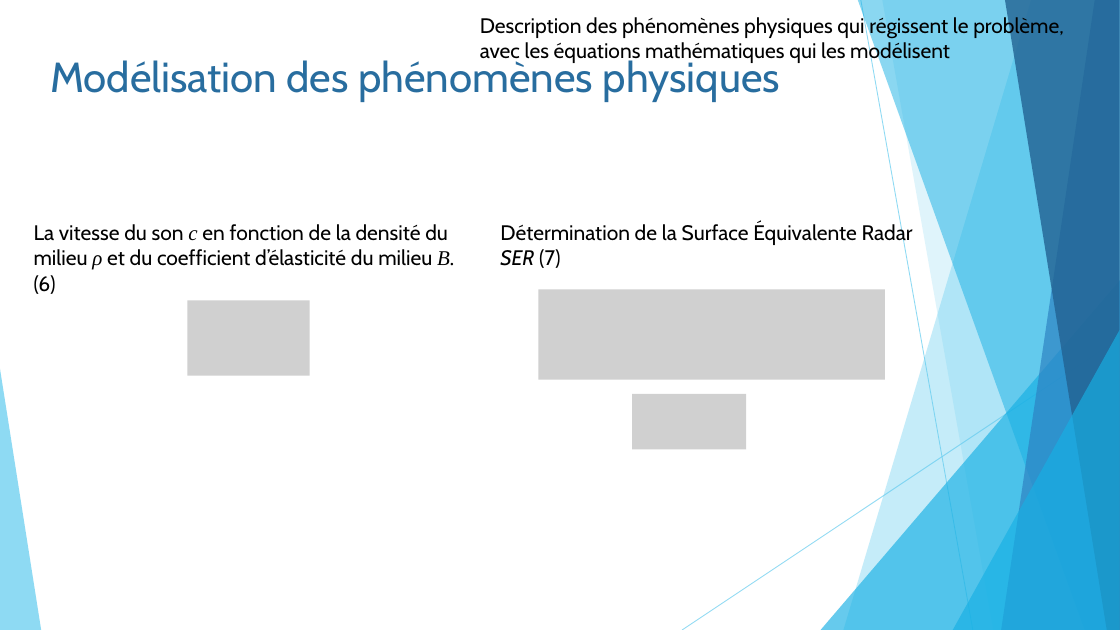
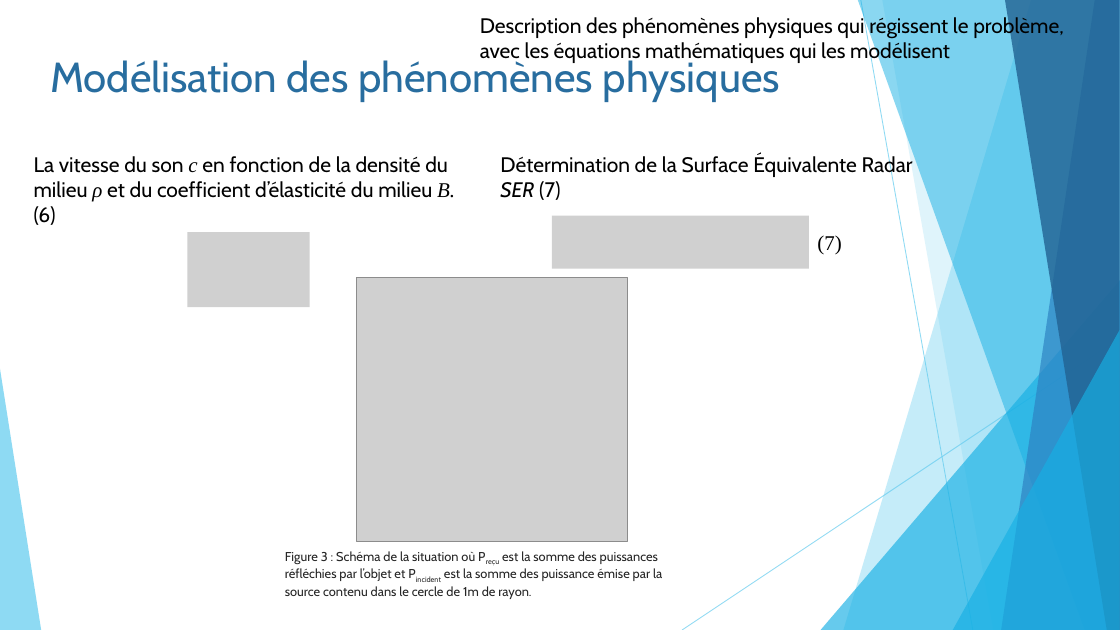
Before and after one commit to pierreluc-plt/ProjetSimulation, a slide deck: slide 4 of Oral/Présentation_Eq11.pptx. Drawn at 1120x630 pixels with LibreOffice and Linux fonts; fonts in the diff are those of the drawing; grey boxes stand for pictures. Boxes give left, top, right and bottom in pixels: in the first picture for what was removed or moved away, otherwise in the second. Text is boxed around its words. In the diff, an @@ line names an element or a change of style, - is before the commit and + after.

```diff
--- a/Oral/Présentation_Eq11.pptx
+++ b/Oral/Présentation_Eq11.pptx
@@ text "La vitesse du son c ...": place and size @@
-text "La vitesse du son c ..." at [34,224,455,294]
+text "La vitesse du son c ..." at [34,156,455,225]
@@ text "Détermination de la Surface Équivalente ...": place and size @@
-text "Détermination de la Surface Équivalente ..." at [500,222,913,268]
+text "Détermination de la Surface Équivalente ..." at [500,154,913,200]
@@ picture added at [187,232,310,307] @@
@@ picture added at [552,216,809,269] @@
@@ text added at [817,235,841,255], 18 pt, text #000000 @@
+(7)
@@ picture added at [356,278,628,542] @@
@@ picture removed at [539,290,885,381] @@
@@ picture removed at [187,301,310,376] @@
@@ picture removed at [632,394,746,450] @@
@@ text added at [285,551,662,599], 11 pt, text #262626 @@
+Figure 3 : Schéma de la situation où Preçu est la somme des puissances réfléchies par l’objet et Pincident est la somme des puissance émise par la source contenu dans le cercle de 1m de rayon.
```
Also in this commit, not shown: 3 other slides changed.
